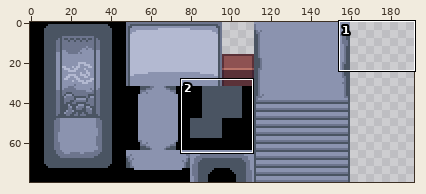
Pixel-art file -- assets/aseprite/cave_tileset.aseprite. The picture above shows the old version from afar; the outline marks the close-up.
Close-up. As it was:
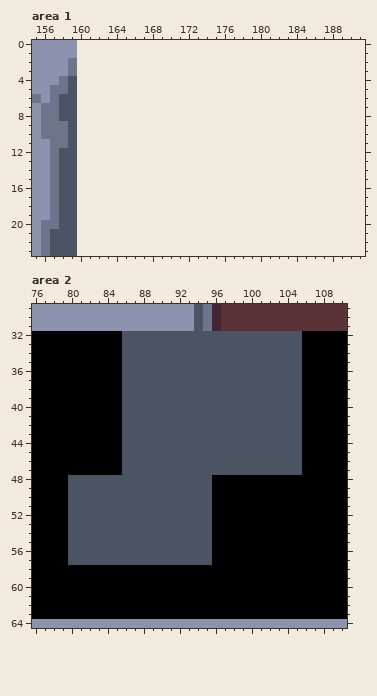
160x80 pixels, 1 frame. Shown: area 1: x 155..191, y 0..23; area 2: x 76..110, y 29..64. The old version is drawn lined up with the new one, on the new canvas.
After the commit:
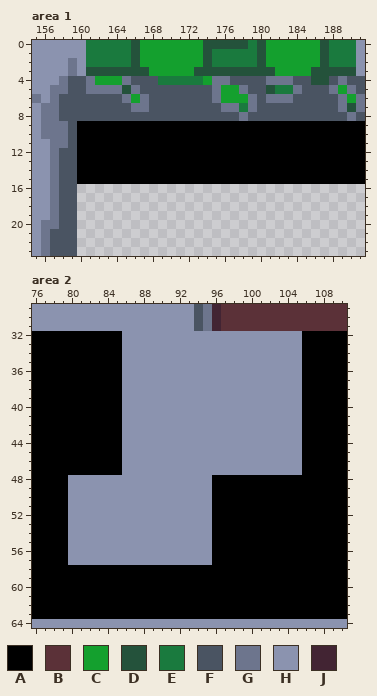
Palette (. is transparent): A #000000  B #5b3138  C #14a02e  D #24523b  E #1a7a3e  F #4a5462  G #6d758d  H #8b93af  J #422433
Edits made:
canvas 160x80 -> 192x80
Area 1:
The author put colour A in rows 9 to 15 at x 160 to 191.
The author put colour C in rows 0 to 2 at x 167 to 173 and 181 to 186; in row 3 at x 168 to 172 and 182 to 185; in row 4 at x 162 to 164 and 174; in row 5 at x 176 to 177 and 189; in row 6 at x 166, 176 to 178 and 190.
The author put colour D in row 0 at x 166, 174 to 178, 180 and 187; in rows 1 to 2 at x 166, 174, 180 and 187; in row 3 at x 161 to 167, 173 to 181 and 186 to 190; in row 4 at x 186 to 187; in row 5 at x 165 and 181; in row 7 at x 190.
The author put colour E in row 0 at x 161 to 165, 179 and 188 to 190; in rows 1 to 2 at x 161 to 165, 175 to 179 and 188 to 190; in row 4 at x 169 to 173; in row 5 at x 182 to 183; in row 7 at x 178.
The author put colour F in row 4 at x 160, 166 to 168, 177 to 180, 184 to 185, 188 and 190 to 191; in row 5 at x 160, 167 to 174, 179 to 180, 185 to 187 and 191; in row 6 at x 160 to 164, 168 to 174, 180 and 184 to 188; in row 7 at x 160 to 165, 168 to 175 and 180 to 188; in row 8 at x 160 to 177, 179 to 189 and 191.
The author put colour G in row 4 at x 161, 165, 175 to 176, 181 to 183 and 189; in row 5 at x 161 to 164, 166, 175, 178, 184, 188 and 190; in row 6 at x 165, 167, 175, 179, 181 to 183, 189 and 191; in row 7 at x 166 to 167, 176 to 177, 179, 189 and 191; in row 8 at x 178 and 190.
The author put colour H in rows 0 to 3 at x 160 and 191.
Area 2:
Colour F becomes colour H in rows 32 to 47 at x 86 to 105; in rows 48 to 57 at x 80 to 95.
